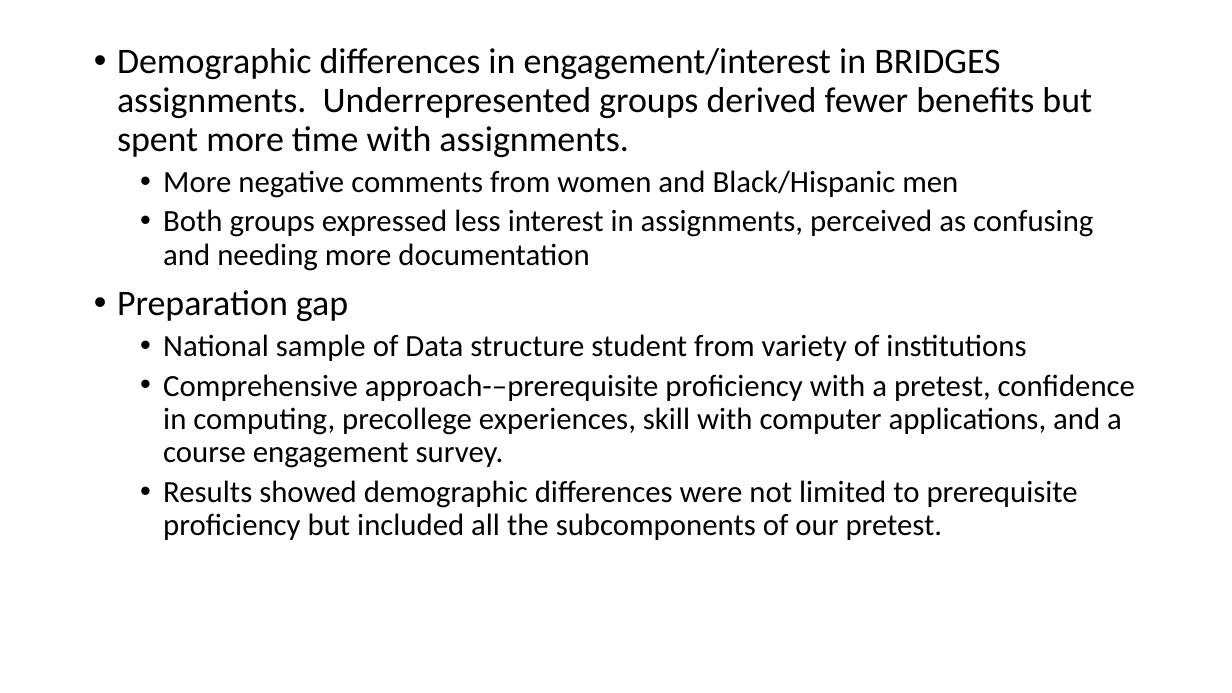
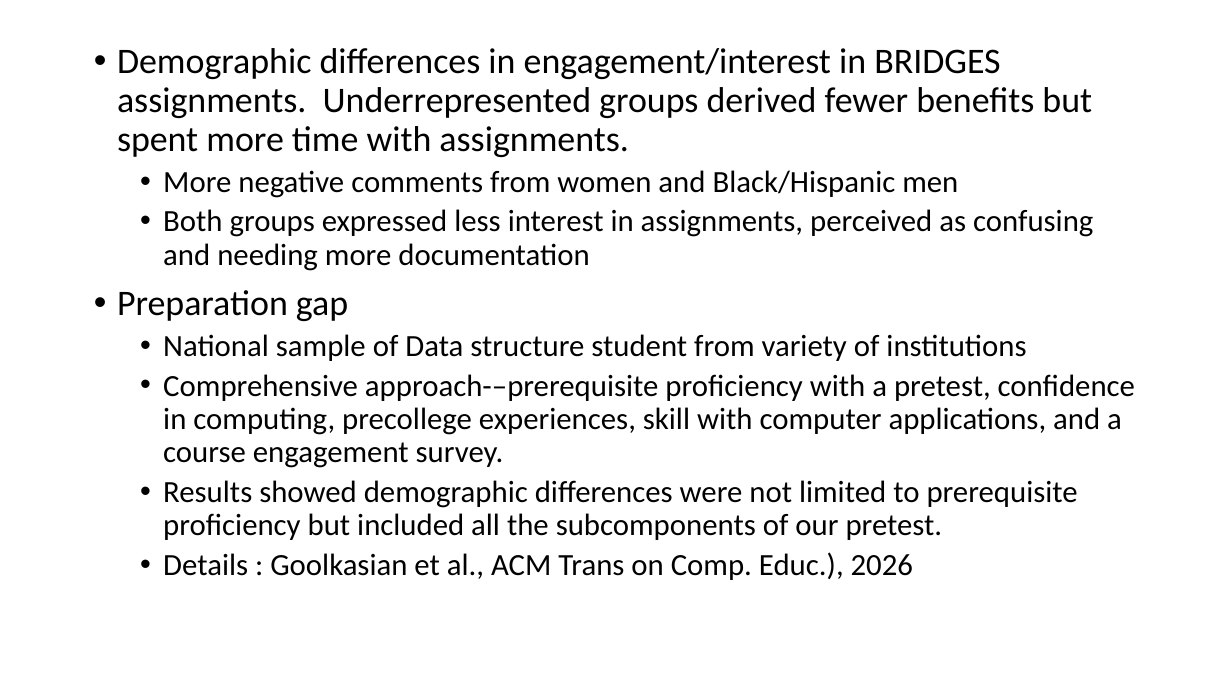
Before and after one commit to BridgesUNCC/workshops, a slide deck: slide 2 of workshops/2026/bridges-summer26/slides/evaluation.pptx. Drawn at 1232x693 pixels with LibreOffice and Linux fonts; fonts in the diff are those of the drawing. Boxes give left, top, right and bottom in pixels: in the first picture for what was removed or moved away, otherwise in the second. Text is boxed around its words. In the diff, an @@ line names an element or a change of style, - is before the commit and + after.

```diff
--- a/workshops/2026/bridges-summer26/slides/evaluation.pptx
+++ b/workshops/2026/bridges-summer26/slides/evaluation.pptx
@@ text at bbox=[163, 552, 913, 580]: paragraph added @@
+  • Details : Goolkasian et al., ACM Trans on Comp. Educ.), 2026
```
Also in this commit, not shown: 1 other slide changed, 23 other files.
